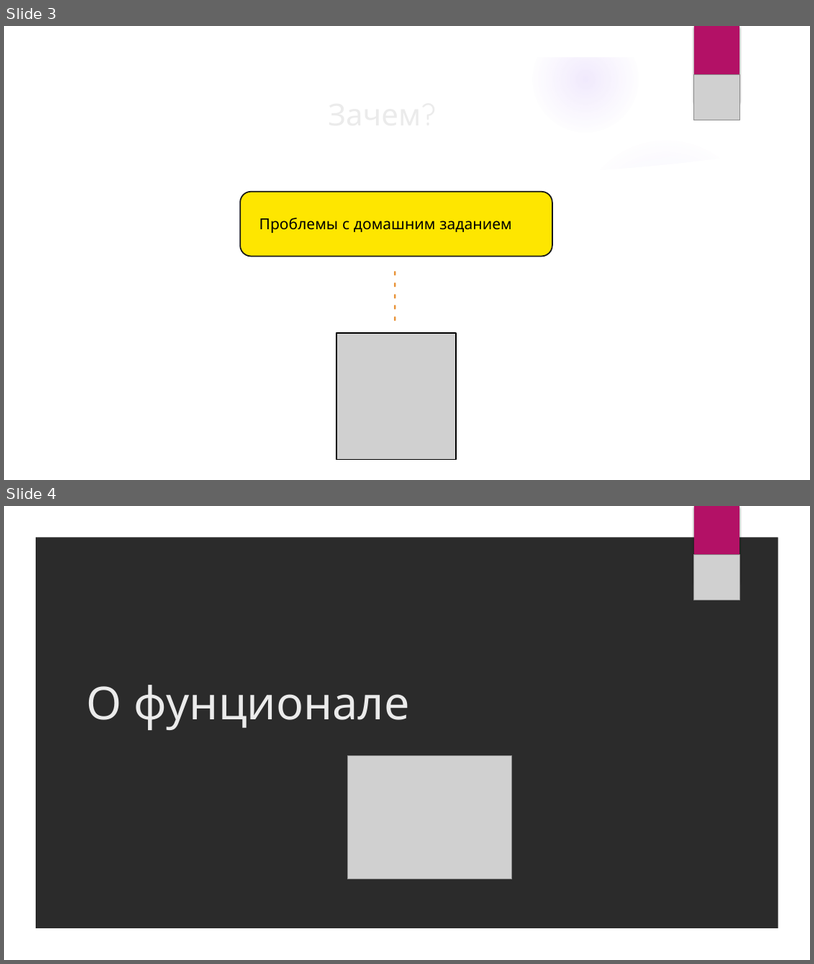
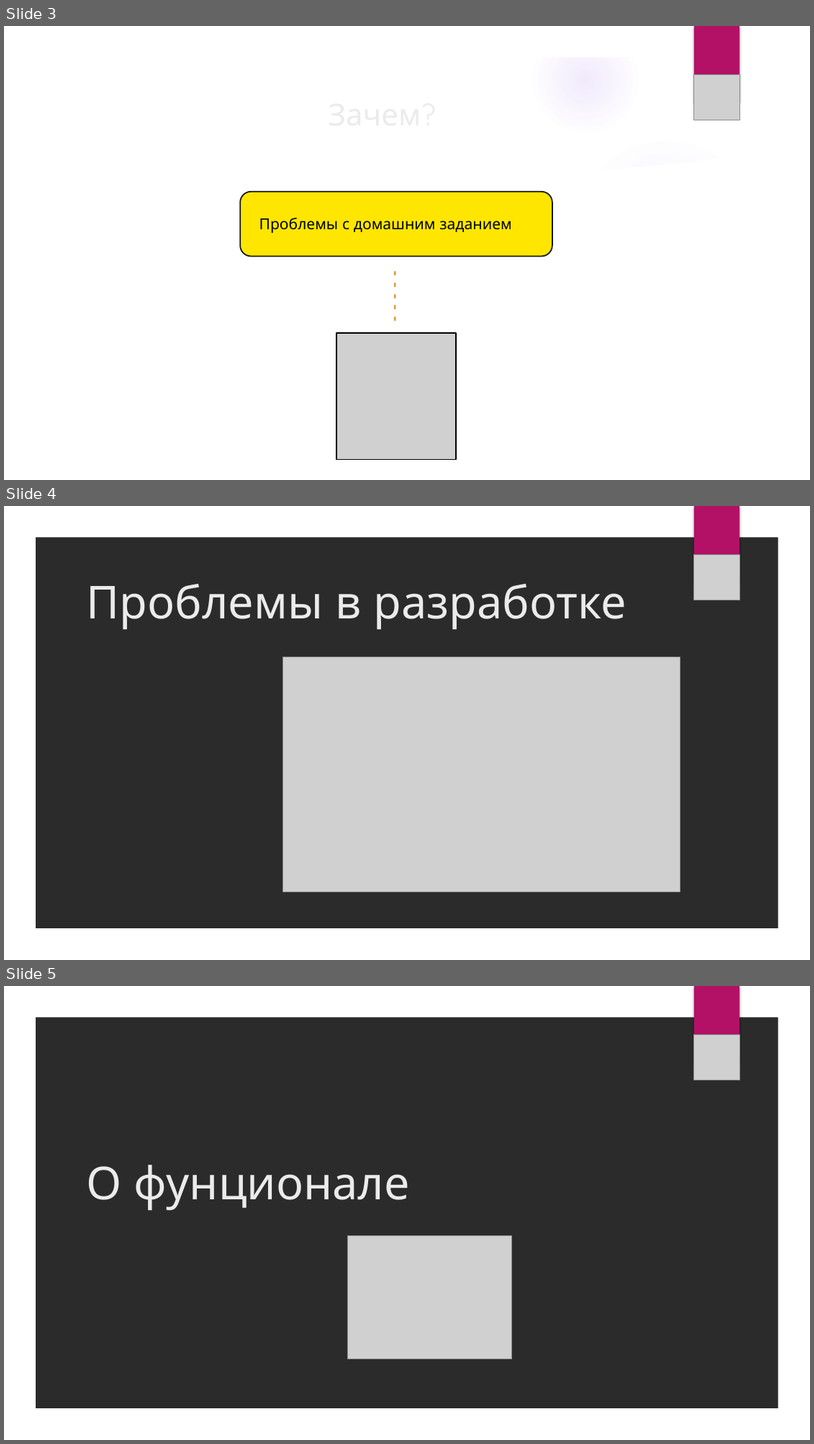
Before and after one commit to m4m6o/Flask-forum, a slide deck: Prezentatsia_Microsoft_PowerPoint_1.pptx. Shown one above the other, each under a label of ours: slides 3 and 4 before the commit, slides 3, 4 and 5 after it. The pictures are 814x964 and 814x1444 pixels, drawn with LibreOffice and Linux fonts; fonts in the diff are those of the drawing; grey boxes stand for pictures; background and template pictures are left out; a plain dark background stands for a picture behind light text. Boxes give left, top, right and bottom in pixels: in the first picture for what was removed or moved away, otherwise in the second. Text is boxed around its words. In the diff, an @@ line names an element or a change of style, - is before the commit and + after.

```diff
--- a/Prezentatsia_Microsoft_PowerPoint_1.pptx
+++ b/Prezentatsia_Microsoft_PowerPoint_1.pptx
@@ slide 4 added at <box>4,506,810,960</box>, background picture (left out); not listed: 2 template elements that a slide beside it also shows @@
@@ picture added at <box>694,554,740,600</box> @@
@@ title added at <box>86,584,628,629</box>, 54 pt, text #EBEBEB @@
+Проблемы в разработке
@@ picture added at <box>283,657,680,892</box> @@
@@ what was slide 4 is now slide 5 @@
```
Also in this commit, not shown: 1 slide changed, 1 other file.
